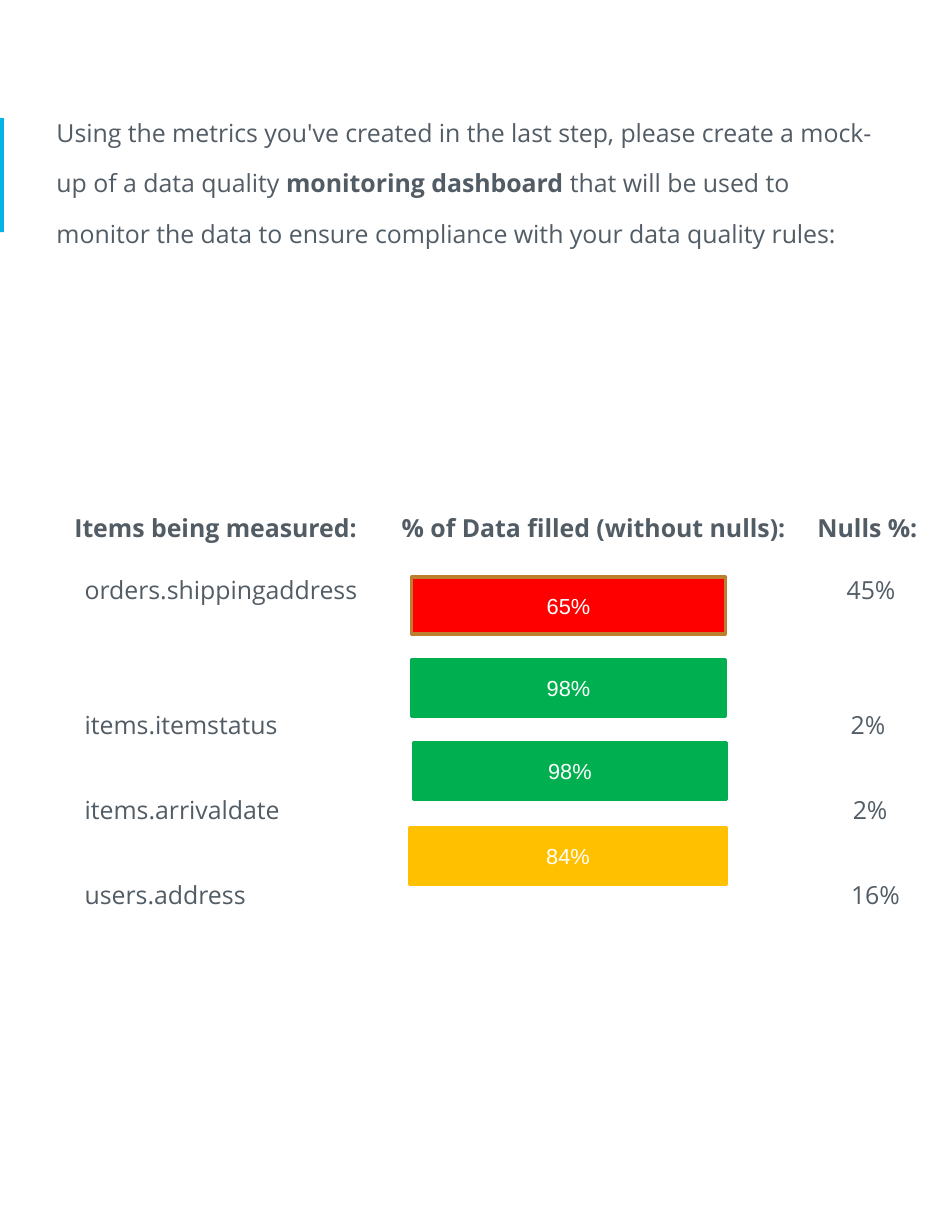
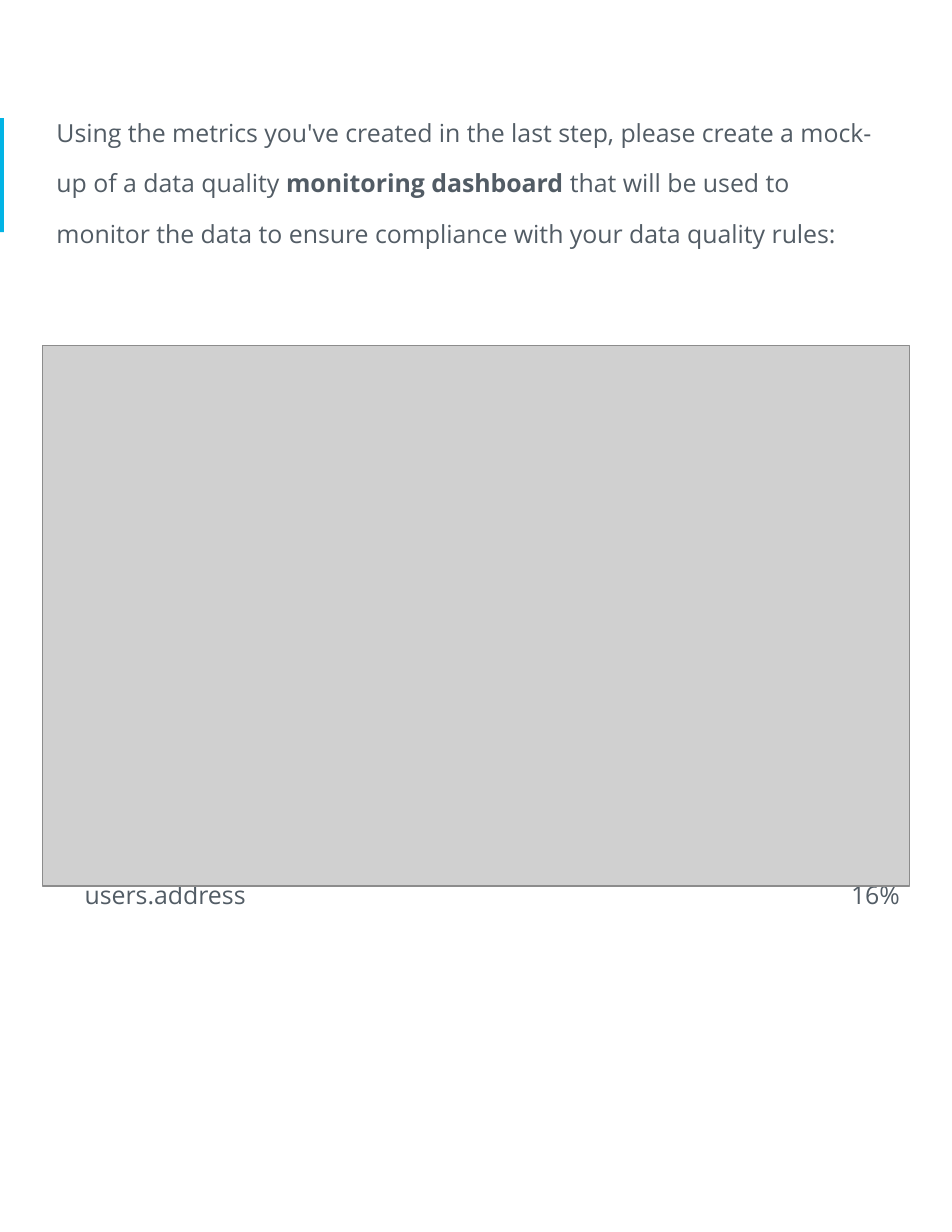
Before and after one commit to EslamElassal/Data-Governance-at-SneakerPark, a slide deck: slide 9 of DataGovernanceProposal.pptx. Drawn at 952x1232 pixels with LibreOffice and Linux fonts; fonts in the diff are those of the drawing; grey boxes stand for pictures. Boxes give left, top, right and bottom in pixels: in the first picture for what was removed or moved away, otherwise in the second. Text is boxed around its words. In the diff, an @@ line names an element or a change of style, - is before the commit and + after.

```diff
--- a/DataGovernanceProposal.pptx
+++ b/DataGovernanceProposal.pptx
@@ picture added at box(43, 346, 909, 886) @@
@@ text removed at box(74, 518, 881, 543) @@
-Items being measured: % of Data filled (without nulls): Nulls %:
@@ rectangle removed at box(412, 577, 726, 634) @@
-65%
@@ rectangle removed at box(412, 660, 726, 717) @@
-98%
@@ rectangle removed at box(413, 743, 727, 800) @@
-98%
@@ text in rectangle at box(546, 848, 590, 865): text removed @@
-84%
```
Also in this commit, not shown: 1 other slide changed, 1 slide added, 1 other file.
